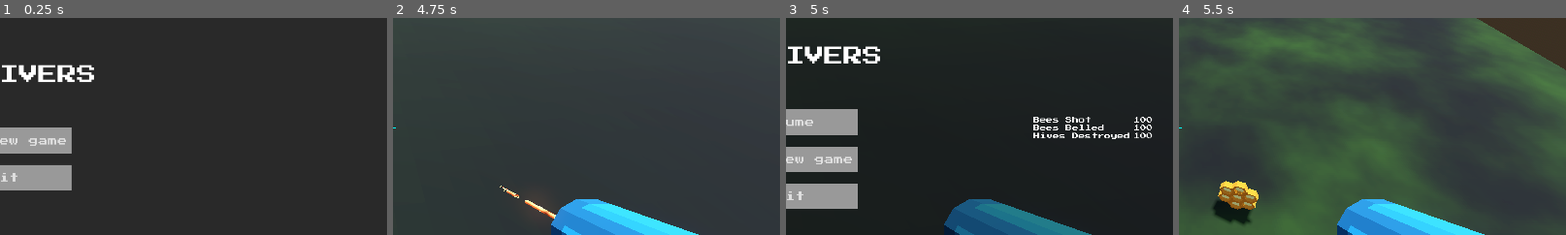
Above: before the commit, frames 1-4 (left to right).
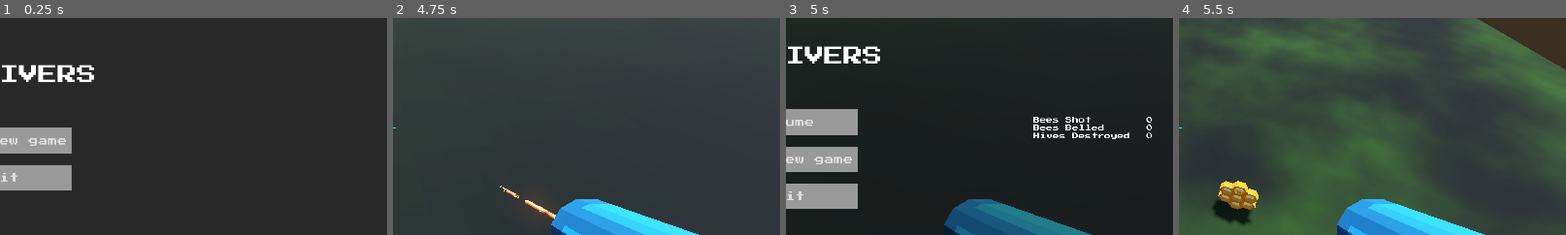
Above: after the commit, the same moments.

Repository: partkyle/bellhivers
Game: Godot game, scene res://scenes/main.tscn
Two runs of this game, one before a commit and one after it. Both use one fixed random seed, a clock stepped at 60 frames per second and the inputs below.
Inputs (mouse positions are % of the whole screen's width and height, from its top left):
- Up to frame 1 (0.25 s): no input
- Up to frame 2 (4.75 s): click "start new game" at 0.5 s; tap Enter at 1.25 s; move the mouse to (55, 50) at 1.27 s; press the mouse at (55, 50) at 1.28 s; hold W (move_up) from 1.28 s (still down); tap Space (jump) at 1.52, 2.27, 3.77, 4.52 s; move the mouse to (45, 50) at 2.02 s; release the mouse at (45, 50) at 2.03 s; tap G (grenade) at 2.1, 3.6 s; move the mouse to (52, 48) at 2.77 s; press the mouse at (52, 48) at 2.78 s; move the mouse to (49, 52) at 3.52 s; release the mouse at (49, 52) at 3.53 s; move the mouse to (57, 51) at 4.27 s; press the mouse at (57, 51) at 4.28 s
- Up to frame 3 (5 s): keep holding W (move_up); tap Escape (main_menu) at 4.9 s
- Up to frame 4 (5.5 s): release W (move_up) at 5 s; release the mouse at (57, 51) at 5 s; click "start new game" at 5 s
The pictures show only the part of the screen within x 50-100%, y 25-75%; the shares and areas given below are measured in that part.

Frames 1-2 are identical in both runs. In frame 3, 0.1% of the frame differs, in the area x 89-93%, y 45-56%; in frame 4, nothing differs.

Commit message:
add stats to pause and cleanup the face target in the hive

Diff:
--- a/scripts/hive.gd
+++ b/scripts/hive.gd
@@ -17,9 +17,11 @@
 
 func _ready():
 	spawn_timer.wait_time = spawnTimer
-	EventBus.player_joined.connect(player_joined)
 
 func _process(_delta):
+	if not face_target:
+		face_target = get_tree().get_first_node_in_group("player")
+
 	if face_target:
 		look_at(face_target.global_position)
 		# hacky, but this is at least not weird looking
@@ -41,10 +43,6 @@
 		_spawn()
 
 
-func player_joined(player: Player):
-	face_target = player
-
-
 func destroy():
 	Stats.hives_destroyed += 1
 	hive_model.destroy()
--- a/scripts/player.gd
+++ b/scripts/player.gd
@@ -28,7 +28,6 @@
 
 
 func _ready():
-	EventBus.player_joined.emit(self)
 	global_position = game_start_position
 
 func _input(event):
--- a/singletons/event_bus.gd
+++ b/singletons/event_bus.gd
@@ -7,5 +7,4 @@
 signal game_over(cause : GameOver.Cause)
 
 
-signal player_joined(player: Player)
 signal level_complete()
--- a/ui/pause_menu.gd
+++ b/ui/pause_menu.gd
@@ -1,4 +1,6 @@
 extends MainMenu
+
+@onready var stats_container = $ColorRect/StatsContainer
 
 # Called when the node enters the scene tree for the first time.
 func _ready():
@@ -8,6 +10,7 @@
 
 
 func open_pause_menu():
+	stats_container.update_stats()
 	show()
 
 func game_resumed():
